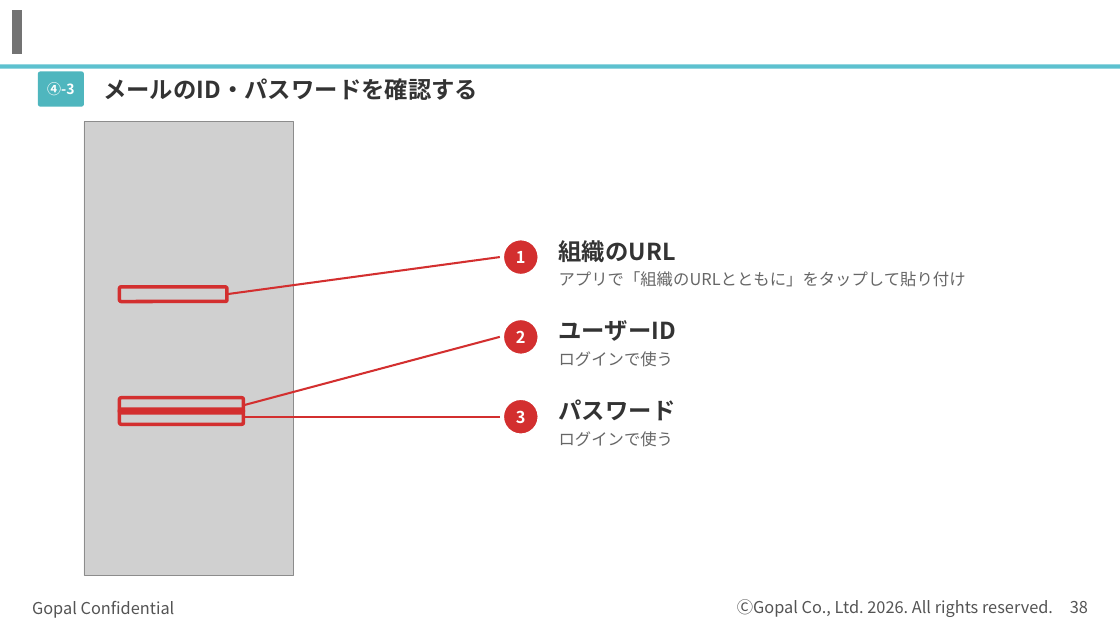
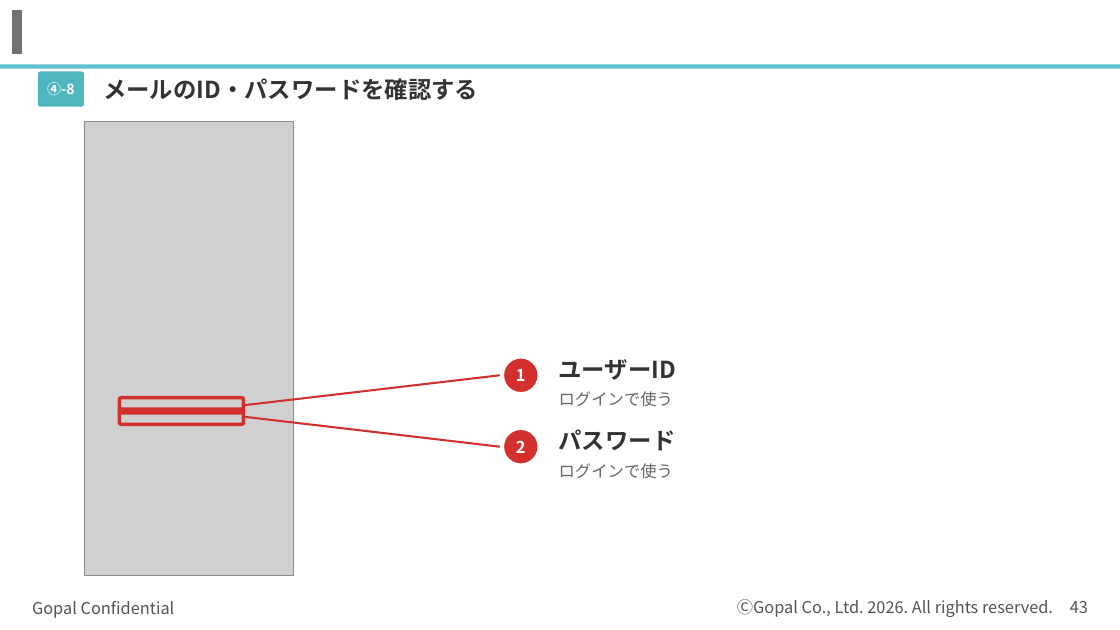
Before and after one commit to kagayugopal-eng/tamu, a slide deck: slide 43 of out/登録の流れ_書類準備まで.pptx (slide 38 before the commit). Drawn at 1120x630 pixels with LibreOffice and Linux fonts; fonts in the diff are those of the drawing; grey boxes stand for pictures; background and template pictures are left out. Boxes give left, top, right and bottom in pixels: in the first picture for what was removed or moved away, otherwise in the second. Text is boxed around its words. In the diff, an @@ line names an element or a change of style, - is before the commit and + after.

```diff
--- a/out/登録の流れ_書類準備まで.pptx
+++ b/out/登録の流れ_書類準備まで.pptx
@@ text at <box>47,82,74,95</box>: text changed @@
-④-3
+④-8
@@ line removed from (227, 294) to (500, 257) @@
@@ text removed at <box>559,240,676,262</box> @@
-組織のURL
@@ rounded rectangle removed at <box>119,287,227,301</box> @@
@@ text removed at <box>559,271,966,287</box> @@
-アプリで「組織のURLとともに」をタップして貼り付け
@@ ellipse "1": place and size @@
-ellipse "1" at <box>503,239,539,275</box>
+ellipse "1" at <box>503,358,539,393</box>
@@ text "ユーザーID": place and size @@
-text "ユーザーID" at <box>559,320,676,341</box>
+text "ユーザーID" at <box>559,359,676,380</box>
@@ line moved from (244, 406) - (500, 337) to (244, 406) - (500, 376) @@
@@ text "ログインで使う": place and size @@
-text "ログインで使う" at <box>559,351,673,367</box>
+text "ログインで使う" at <box>559,391,673,407</box>
@@ line moved from (244, 417) - (500, 417) to (244, 417) - (500, 447) @@
@@ ellipse removed at <box>503,399,539,434</box> @@
-3
@@ ellipse "2": place and size @@
-ellipse "2" at <box>503,319,539,355</box>
+ellipse "2" at <box>503,429,539,465</box>
@@ text "パスワード": place and size @@
-text "パスワード" at <box>559,399,676,421</box>
+text "パスワード" at <box>559,429,676,451</box>
@@ text "ログインで使う": place and size @@
-text "ログインで使う" at <box>559,431,673,447</box>
+text "ログインで使う" at <box>559,463,673,479</box>
@@ page number at <box>1070,601,1088,613</box>: text changed @@
-38
+43
```
Also in this commit, not shown: 7 other slides changed, 5 slides added.
